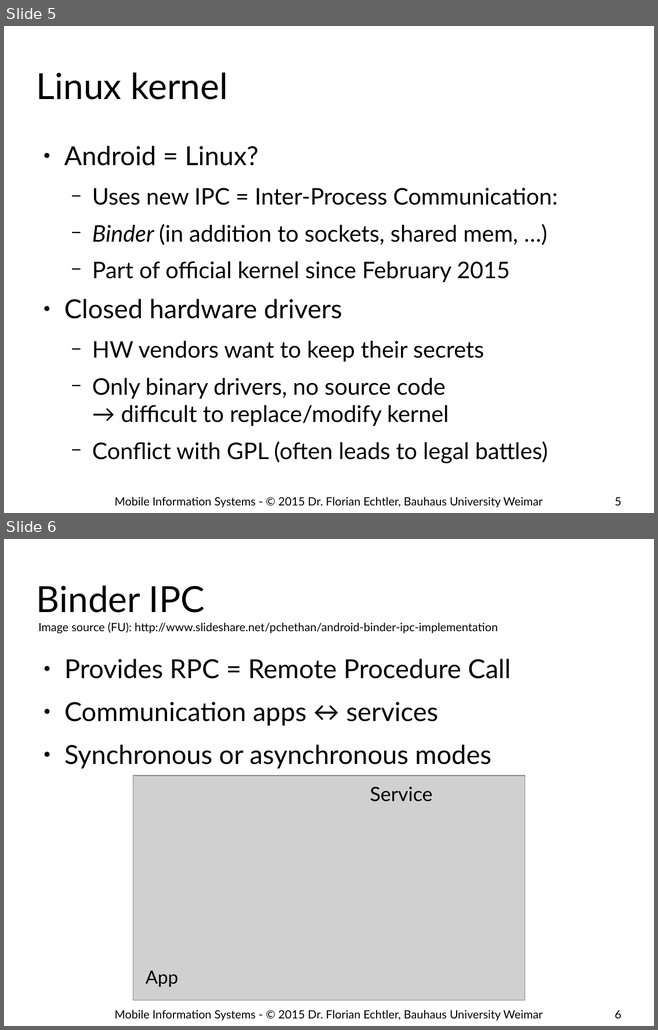
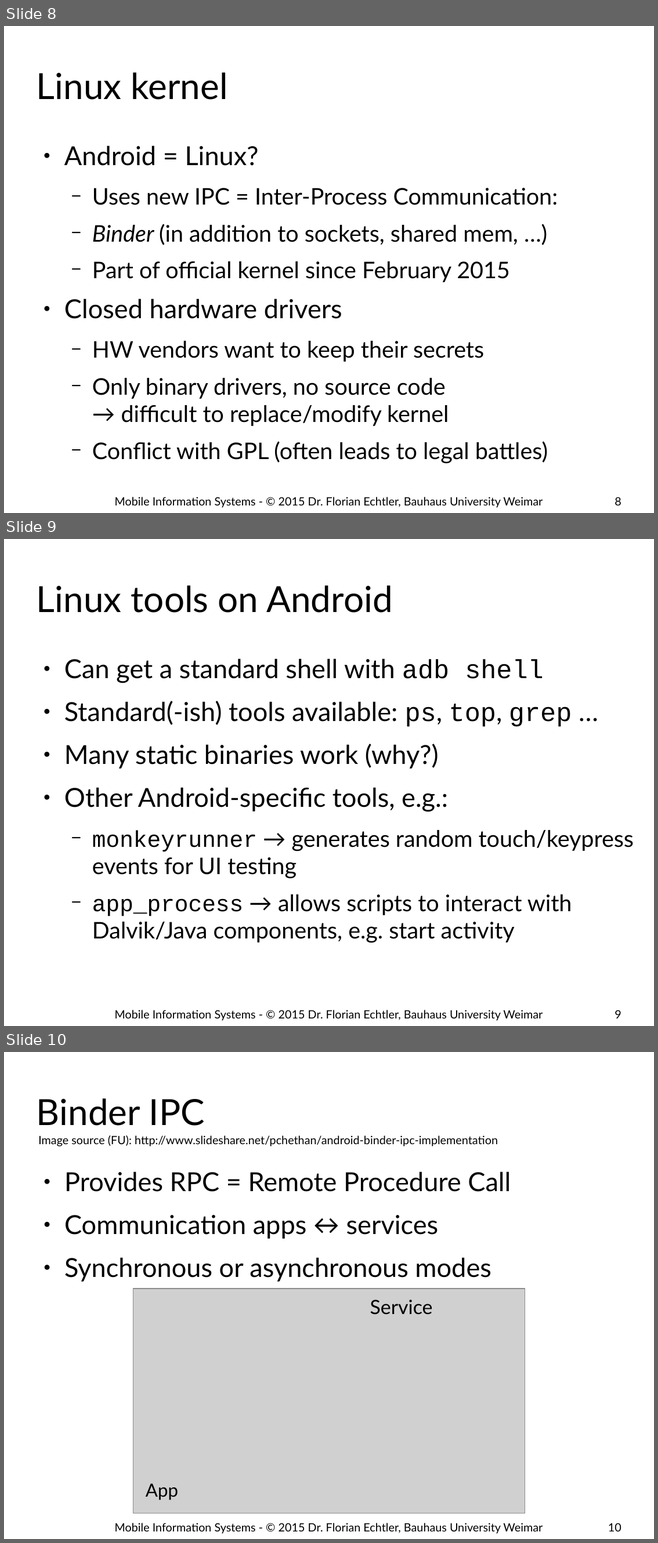
Before and after one commit to floe/mobile-information-systems, a slide deck: 10-android-internals.odp. Shown one above the other, each under a label of ours: slides 5 and 6 before the commit, slides 8, 9 and 10 after it. The pictures are 658x1030 and 658x1543 pixels, drawn with LibreOffice and Linux fonts; fonts in the diff are those of the drawing; grey boxes stand for pictures; background and template pictures are left out. Boxes give left, top, right and bottom in pixels: in the first picture for what was removed or moved away, otherwise in the second. Text is boxed around its words. In the diff, an @@ line names an element or a change of style, - is before the commit and + after.

```diff
--- a/10-android-internals.odp
+++ b/10-android-internals.odp
@@ slide 9 added at [4, 539, 654, 1026], background #FFFFFF @@
@@ title added at [36, 585, 393, 613], 44 pt, text #000000 @@
+Linux tools on Android
@@ text added at [64, 658, 633, 943], 28 pt, text #000000 @@
+● Can get a standard shell with adb shell
+● Standard(-ish) tools available: ps, top, grep …
+● Many static binaries work (why?)
+● Other Android-specific tools, e.g.:
+  − monkeyrunner → generates random touch/keypress events for UI testing
+  − app_process → allows scripts to interact with Dalvik/Java components, e.g. start activity
@@ text added at [115, 1010, 542, 1021], 14 pt, text #000000 @@
+Mobile Information Systems - © 2015 Dr. Florian Echtler, Bauhaus University Weimar
@@ page number added at [614, 1010, 621, 1019], 14 pt, text #000000 @@
+9
@@ what was slide 5 is now slide 8 @@
@@ page number at [614, 497, 621, 506]: text changed @@
-5
+8
@@ what was slide 6 is now slide 10 @@
@@ page number at [608, 1523, 621, 1532]: text changed @@
-6
+10
```
Also in this commit, not shown: 5 slides changed, 2 other slides added.
